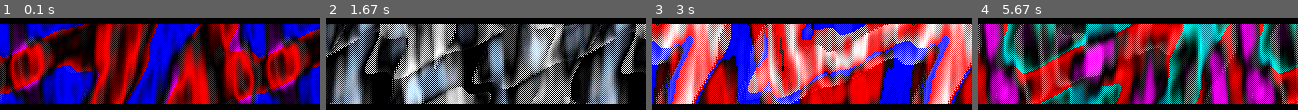
Above: before the commit, frames 1-4 (left to right).
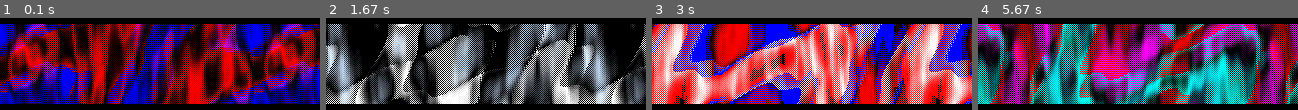
Above: after the commit, the same moments.

Repository: mooinglemur/2RX16
Game: pygame game, started from scripts/plasma/plasma_for_x16.py
Two runs of this game, one before a commit and one after it. Both use one fixed random seed, a clock stepped at 60 frames per second and the inputs below.
Inputs:
- Up to frame 1 (0.1 s): no input
- Up to frame 2 (1.67 s): tap Enter at 0.33, 1 s; tap Space at 0.67, 1.33 s
- Up to frame 3 (3 s): tap Enter every 0.33 s from 1.67 to 2.67 s
- Up to frame 4 (5.67 s): tap Enter every 0.33 s from 3 to 5.33 s

The runs differ from the first frame. In frame 1, 72% of the frame differs, in the area x 0-100%, y 6-94%; in frame 2, 64%; in frame 3, 77%; in frame 4, 80%.

Commit message:
acceptable plasma effect integrated

Diff:
--- a/2rx16.cfg
+++ b/2rx16.cfg
@@ -21,6 +21,7 @@
     SCROLLER:     file = "ROOT/SCROLLER.BIN", start = $4800, size = $5700;
     CREATURE_ZP:  file = "", start = $0040,  size = $0080 - $0040, define = yes;
     CREATURE:     file = "ROOT/CREATURE.BIN", start = $4800, size = $5700;
+    PLASMA_ZP:    file = "", start = $0040,  size = $0080 - $0040, define = yes;
     PLASMA:       file = "ROOT/PLASMA.BIN", start = $4800, size = $5700;
     CUBE:         file = "ROOT/CUBE.BIN", start = $4800, size = $5700;
     BALLS:        file = "ROOT/BALLS.BIN", start = $4800, size = $5700;
@@ -60,7 +61,9 @@
     CREATURE_ZP:    load = CREATURE_ZP,   type = zp;
     CREATURE:       load = CREATURE,      type = rw, optional = yes;
     CREATURE_BSS:   load = CREATURE,      type = bss, define = yes;
+    PLASMA_ZP:      load = PLASMA_ZP,     type = zp;
     PLASMA:         load = PLASMA,        type = rw, optional = yes;
+    PLASMA_BSS:     load = PLASMA,        type = bss, define = yes;
     CUBE:           load = CUBE,          type = rw, optional = yes;
     BALLS:          load = BALLS,         type = rw, optional = yes;
     SWORD:          load = SWORD,         type = rw, optional = yes;
--- a/scripts/plasma/plasma_for_x16.py
+++ b/scripts/plasma/plasma_for_x16.py
@@ -24,6 +24,7 @@
 yscale = [0] * 256
 
 ptau = [0] * 64
+dtau = [0] * 64
 
 pals=[[0] * 768 for i in range(6)]
 
@@ -33,15 +34,15 @@
 
 curpal=0
 
-l1=50
-l2=100
-l3=150
-l4=200
-
-k1=210
-k2=178
-k3=230
-k4=155
+l1=500
+l2=1000
+l3=1500
+l4=2000
+
+k1=2100
+k2=1780
+k3=23000
+k4=1550
 
 il1=l1
 il2=l2
@@ -181,22 +182,22 @@
     global l4
     global ml
 
-    k1 += -120
+    k1 += 120
     k1 &= 0xffff
-    k2 += -60
+    k2 += 60
     k2 &= 0xffff
-    k3 += 99
+    k3 += 100
     k3 &= 0xffff
-    k4 += 55
+    k4 += 80
     k4 &= 0xffff
 
-    l1 += 60
+    l1 += -60
     l1 &= 0xffff
-    l2 += 144
+    l2 += -140
     l2 &= 0xffff
     l3 += -120
     l3 &= 0xffff
-    l4 += -130
+    l4 += -170
     l4 &= 0xffff
 
     ml += 1
@@ -232,11 +233,13 @@
     byteprint(sint4,"sint4")
 
 
+    for a in range(64):
+        ptau[a]=math.trunc(math.cos(a*math.pi*2/64+math.pi)*31+32) & 0xff
     ptau[0] = 0
-    for a in range(1,64):
-        ptau[a]=math.trunc(math.cos(a*math.pi*2/64+math.pi)*31+32) & 0xff
-
     byteprint(ptau,"ptau")
+    for a in range(64):
+        dtau[a]=a*a/4*43/256+21
+    byteprint(dtau,"dtau")
 
 def init_plz():
     global pals
@@ -244,7 +247,7 @@
 
     do_tables()
 
-    # RGB
+    # Reds
     pidx=3
     for a in range(1,64):
         pals[0][pidx+0] = ptau[a]
@@ -325,27 +328,27 @@
     # white
     pidx=3
     for a in range(1,64):
-        pals[2][pidx+0] = ptau[0]//2
-        pals[2][pidx+1] = ptau[0]//2
-        pals[2][pidx+2] = ptau[0]//2
-        pidx += 3
-
-    for a in range(64):
-        pals[2][pidx+0] = ptau[a]//2
-        pals[2][pidx+1] = ptau[a]//2
-        pals[2][pidx+2] = ptau[a]//2
-        pidx += 3
-
-    for a in range(64):
-        pals[2][pidx+0] = ptau[63-a]//2
-        pals[2][pidx+1] = ptau[63-a]//2
-        pals[2][pidx+2] = ptau[63-a]//2
-        pidx += 3
-
-    for a in range(64):
-        pals[2][pidx+0] = ptau[0]//2
-        pals[2][pidx+1] = ptau[0]//2
-        pals[2][pidx+2] = ptau[0]//2
+        pals[2][pidx+0] = ptau[0]//2+4
+        pals[2][pidx+1] = ptau[0]//2+4
+        pals[2][pidx+2] = ptau[0]//2+4
+        pidx += 3
+
+    for a in range(64):
+        pals[2][pidx+0] = ptau[a]//2+16
+        pals[2][pidx+1] = ptau[a]//2+16
+        pals[2][pidx+2] = ptau[a]//2+16
+        pidx += 3
+
+    for a in range(64):
+        pals[2][pidx+0] = ptau[63-a]//2+16
+        pals[2][pidx+1] = ptau[63-a]//2+16
+        pals[2][pidx+2] = ptau[63-a]//2+16
+        pidx += 3
+
+    for a in range(64):
+        pals[2][pidx+0] = ptau[0]//2+4
+        pals[2][pidx+1] = ptau[0]//2+4
+        pals[2][pidx+2] = ptau[0]//2+4
         pidx += 3
 
     # white II
Not shown, changed: src/creature.s
Not shown, changed: src/flow.inc
Not shown, changed: src/macros.inc
Not shown, changed: src/main.s
Not shown, changed: src/plasma.s
